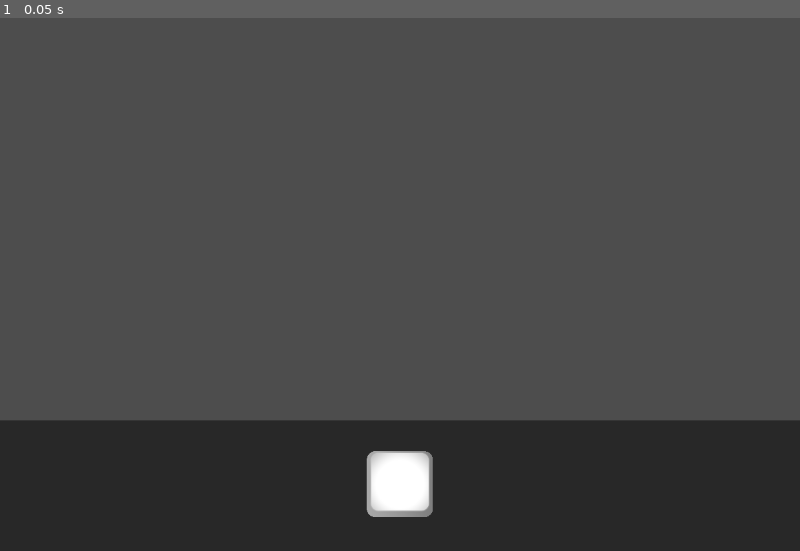
Above: before the commit, frame 1.
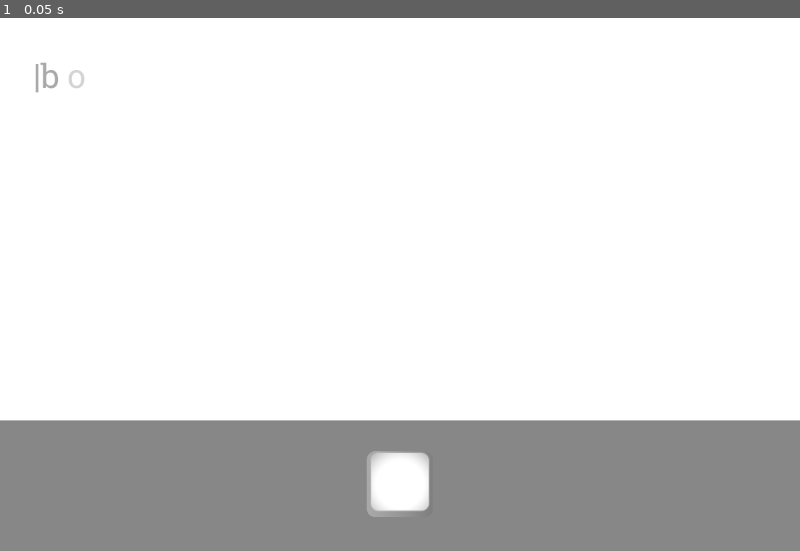
Above: after the commit, the same moment.

Repository: CoupCritik/GodotMusicMail
Game: Godot game, scene res://Scenes/main.tscn
Two runs of this game, one before a commit and one after it. Both use one fixed random seed, a clock stepped at 60 frames per second and the inputs below. Sound files missing from this copy of the repository are replaced by a short silence.
Inputs:
- Up to frame 1 (0.05 s): no input

The runs differ from the first frame. In frame 1, 99% of the frame differs, in the area x 0-100%, y 0-100%.
Error before the commit: Parse Error: Identifier "top" not declared in the current scope. (res://Scripts/main.gd:95)

Commit message:
Bouyah
-Nettoyage de code
- Listes complétés
-Implémentation totale des batons
- Main appelle directement la touche pour la faire grossir au lieu de passer par un signal

Diff:
--- /dev/null
+++ b/Scenes/barres.tscn
@@ -0,0 +1,80 @@
+[gd_scene load_steps=6 format=3 uid="uid://b7bc76g4nn23c"]
+
+[ext_resource type="Script" uid="uid://fxjktbjvejpc" path="res://Scripts/barres.gd" id="1_efmcm"]
+[ext_resource type="Texture2D" uid="uid://ml21yyt236wv" path="res://Sprites/baton.png" id="1_p5gfd"]
+
+[sub_resource type="Animation" id="Animation_efmcm"]
+resource_name = "Slide"
+tracks/0/type = "value"
+tracks/0/imported = false
+tracks/0/enabled = true
+tracks/0/path = NodePath("Gauche:position")
+tracks/0/interp = 1
+tracks/0/loop_wrap = true
+tracks/0/keys = {
+"times": PackedFloat32Array(0, 1),
+"transitions": PackedFloat32Array(1, 1),
+"update": 0,
+"values": [Vector2(-100, 700), Vector2(600, 700)]
+}
+tracks/1/type = "value"
+tracks/1/imported = false
+tracks/1/enabled = true
+tracks/1/path = NodePath("Droite:position")
+tracks/1/interp = 1
+tracks/1/loop_wrap = true
+tracks/1/keys = {
+"times": PackedFloat32Array(0, 1),
+"transitions": PackedFloat32Array(1, 1),
+"update": 0,
+"values": [Vector2(1300, 700), Vector2(600, 700)]
+}
+
+[sub_resource type="Animation" id="Animation_mpix4"]
+length = 0.001
+tracks/0/type = "value"
+tracks/0/imported = false
+tracks/0/enabled = true
+tracks/0/path = NodePath("Gauche:position")
+tracks/0/interp = 1
+tracks/0/loop_wrap = true
+tracks/0/keys = {
+"times": PackedFloat32Array(0),
+"transitions": PackedFloat32Array(1),
+"update": 0,
+"values": [Vector2(-100, 700)]
+}
+tracks/1/type = "value"
+tracks/1/imported = false
+tracks/1/enabled = true
+tracks/1/path = NodePath("Droite:position")
+tracks/1/interp = 1
+tracks/1/loop_wrap = true
+tracks/1/keys = {
+"times": PackedFloat32Array(0),
+"transitions": PackedFloat32Array(1),
+"update": 0,
+"values": [Vector2(1300, 700)]
+}
+
+[sub_resource type="AnimationLibrary" id="AnimationLibrary_44p23"]
+_data = {
+&"RESET": SubResource("Animation_mpix4"),
+&"Slide": SubResource("Animation_efmcm")
+}
+
+[node name="Barres" type="Node2D"]
+script = ExtResource("1_efmcm")
+
+[node name="Gauche" type="Sprite2D" parent="."]
+position = Vector2(-100, 700)
+texture = ExtResource("1_p5gfd")
+
+[node name="Droite" type="Sprite2D" parent="."]
+position = Vector2(1300, 700)
+texture = ExtResource("1_p5gfd")
+
+[node name="AnimationPlayer" type="AnimationPlayer" parent="."]
+libraries = {
+&"": SubResource("AnimationLibrary_44p23")
+}
--- a/Scenes/main.tscn
+++ b/Scenes/main.tscn
@@ -4,7 +4,7 @@
 [ext_resource type="AudioStream" uid="uid://u1x24r8i5p51" path="res://Audio/In-the-hall-of-the-mountain-king.mp3" id="2_bo1nx"]
 [ext_resource type="Texture2D" uid="uid://b07dr5eyb8j2c" path="res://Sprites/touche.png" id="3_jjvhh"]
 [ext_resource type="Texture2D" uid="uid://ct62aes246k3s" path="res://Sprites/barre.png" id="3_kry3j"]
-[ext_resource type="Script" path="res://Scenes/Touche.gd" id="4_kry3j"]
+[ext_resource type="Script" uid="uid://dpi1p4nb8trd8" path="res://Scripts/Touche.gd" id="5_kry3j"]
 
 [node name="Main" type="Node2D"]
 script = ExtResource("1_jjgbg")
@@ -20,7 +20,7 @@
 position = Vector2(600, 700)
 scale = Vector2(0.12, 0.12)
 texture = ExtResource("3_jjvhh")
-script = ExtResource("4_kry3j")
+script = ExtResource("5_kry3j")
 
 [connection signal="OnBeat" from="." to="." method="_on_on_beat"]
-[connection signal="OnBeat" from="." to="Touche" method="_on_beat_triggered"]
+[connection signal="sendBeat" from="." to="." method="_on_send_beat"]
--- a/Scripts/Touche.gd
+++ b/Scripts/Touche.gd
@@ -7,7 +7,7 @@
 func _process(delta: float) -> void:
 	scale = scale.lerp(normal_scale, delta * shrink_speed) #on revient à la taille normale
 
-func _on_beat_triggered(numbeat: int) -> void:
+func _on_beat_triggered() -> void:
 
 
 	scale = beat_scale #on rescale au moment du signal du beat (un retard possible ?)
--- /dev/null
+++ b/Scripts/barres.gd
@@ -0,0 +1,8 @@
+extends Node2D
+
+var speedscale
+func _ready():
+	$AnimationPlayer.speed_scale = speedscale
+	$AnimationPlayer.play("Slide")
+	await $AnimationPlayer.animation_finished
+	queue_free()
--- a/Scripts/main.gd
+++ b/Scripts/main.gd
@@ -1,18 +1,24 @@
 extends Node2D
 
-var bpm = 110.43
 var beat = 0
 
-var topchrono = 5.4569 #Début de chaque changement de bpm
-var tempbeat = 0 #Numéro du beat de début de changement de phrase
 
 signal OnBeat(numbeat:int) #Signal qui sera envoyé à chaque beat
-signal sendBeat() #Signal qui sera envoyé quand un beat doit être instancié
+signal sendBeat(numbeat:int) #Signal qui sera envoyé quand un beat doit être instancié
 
-var tempnum = 4
+#Scènes à instancier
 var baton = preload("res://Scenes/baton.tscn")
 var texte = preload("res://Scenes/texte.tscn")
+var barres = preload("res://Scenes/barres.tscn")
+var hitlist = [] #Liste de si on doit appuyer à ce beat où non
 
+var bpmlist = [] #Liste du bpm associé à chaque beat
+
+var topsbeats = [] #Timing de CHAQUE BEAT
+
+var sendlist = [] #Les topschronos de chacun des beats
+
+var sendindex = 0 #Prochain beat à envoyer
 #Tous les beats auquel il faut changer le bpm
 var dico = {
 	0:110.43,
@@ -60,17 +66,13 @@
 	288:132.0463,
 	304:137.0349,
 	320:142.0246,
-	336:148.0
+	336:149.8346
 }
-var hitlist = [] #Liste de si on doit appuyer à ce beat où non
-
-var bpmlist = [] #Liste du bpm associé à chaque beat
-
-var topslist = []
 
 
 func _ready() -> void:
 
+	#Lancer la musique
 	$AudioStreamPlayer.play()
 
 	#initialisation du texte
@@ -79,47 +81,63 @@
 	move_child(text, 0)
 
 	#Initialisation de hitlist
-	for i in range (400):
+	for i in range (288):
 		if ((i+1)%16==0):
 			hitlist.append(false)
 		else:
 			hitlist.append(true)
 
+	for i in range (48):
+		if (i%16==2) or (i%16==3) or (i%16==6) or (i%16==7):
+			hitlist.append(false)
+		else:
+			hitlist.append(true)
+
+	hitlist.append(true)
+
+
+
 	#Initialisation de bpmlist
 	for i in range(len(dico.keys())-1):
 		for j in range(dico.keys()[i+1]-dico.keys()[i]):
 			bpmlist.append(dico[dico.keys()[i]])
+	bpmlist.append(110.0)
+	#Initialisation de topsbeats
+	for i in range(337):
+		topsbeats.append(chronoschangements[(i/16)*16]+(i%16)*60.0/dico[i/16*16])
 
-	#Initialisation de topslits
-	for i in range(400):
-		top
+
+	for i in range(337):
+		sendlist.append(topsbeats[i]-4*60.0/dico[i/16*16])
+
 
 
 
 func _process(delta: float) -> void:
-	if (beat < tempbeat + (($AudioStreamPlayer.get_playback_position()-topchrono)/60)*bpm):
+
+	#Détecte s'il faut frapper un beat à cet instant précis
+	if beat<337 and $AudioStreamPlayer.get_playback_position()>topsbeats[beat]:
 		OnBeat.emit(beat)
-
-		print(str(beat) + " " + str(hitlist[beat]))
-
+		print(beat)
 		beat +=1
 
-
-	if ($AudioStreamPlayer.get_playback_position()<5.78176879882813):
-		if ($AudioStreamPlayer.get_playback_position()>5.78176879882813-tempbeat*60.0/114):
-			pass
+	#Détecte s'il faut envoyer un beat à cet instant précis
+	if sendindex<337 and $AudioStreamPlayer.get_playback_position()>sendlist[sendindex]:
+		sendBeat.emit(sendindex)
+		sendindex+=1
 
 
 
 func _on_on_beat(numbeat: int) -> void:
-	if hitlist[numbeat+4]:
-		var b = baton.instantiate()
-		print(b)
-		b.speedscale = bpmlist[beat+4]/(60*4.0)
+
+	#Si c'est un beat à frapper, je fais grossir la touche
+	if hitlist[numbeat]:
+		$Touche._on_beat_triggered()
+
+func _on_send_beat(numbeat: int) -> void:
+
+	if hitlist[numbeat]:
+		var b = barres.instantiate()
+
+		b.speedscale = bpmlist[numbeat]/(60*4.0)
 		add_child(b)
-
-	if dico.has(numbeat):
-		bpm = dico[numbeat]
-		tempbeat = beat
-		print("Nouveau bpm")
-		topchrono = $AudioStreamPlayer.get_playback_position()
Not shown, added: Scripts/barres.gd.uid
